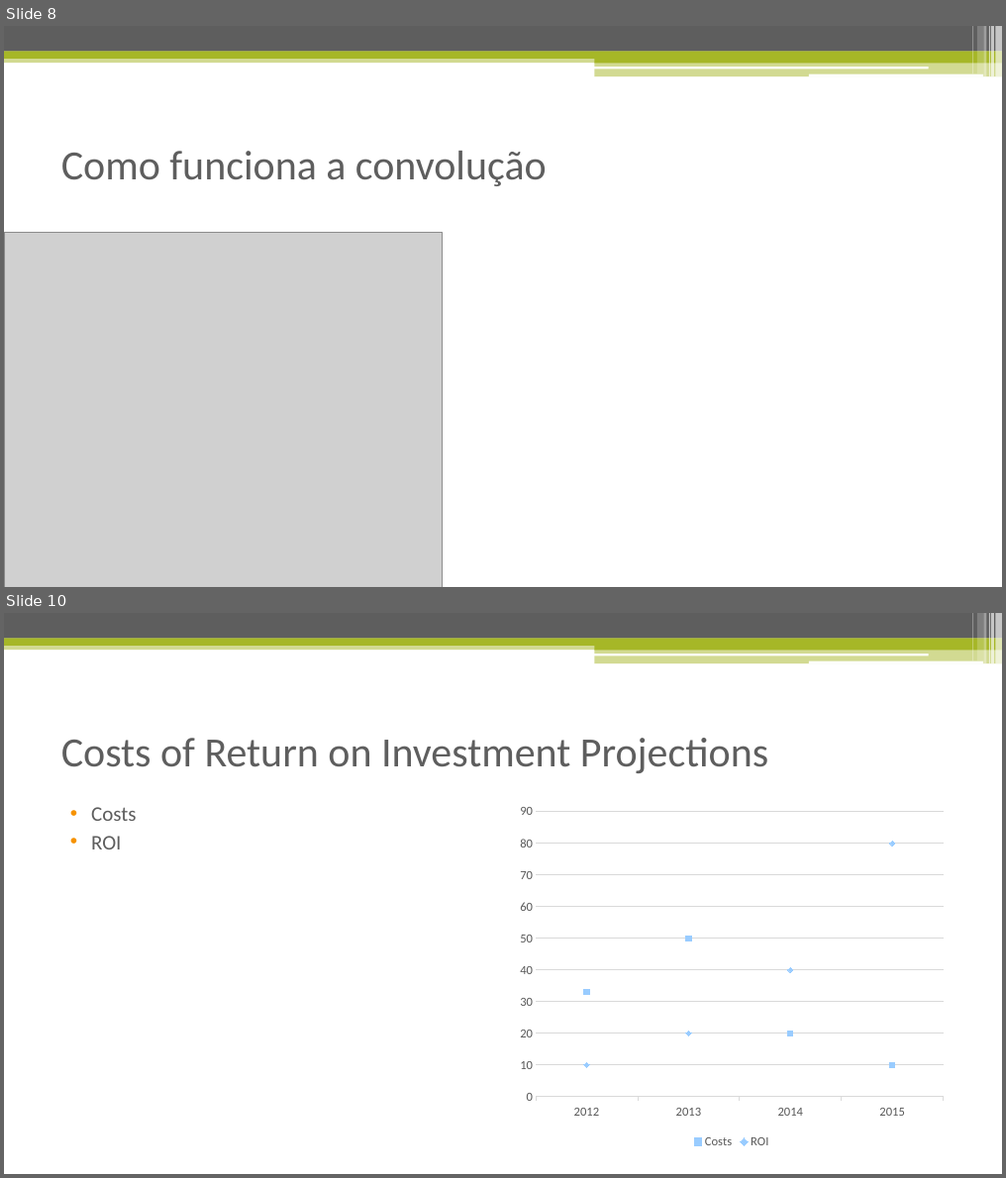
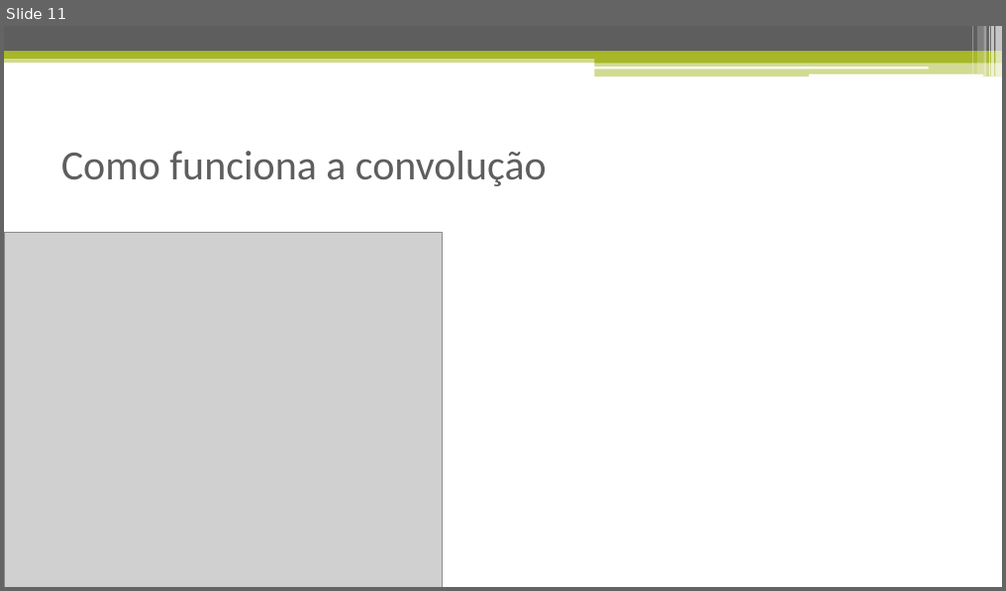
Before and after one commit to isacra/isacradoctoralstuffs, a slide deck: Apresentacoes/Redes Neurais Convolucionais.pptx. Shown one above the other, each under a label of ours: slides 8 and 10 before the commit, slide 11 after it; the slides between them are not shown. The pictures are 1006x1178 and 1006x591 pixels, drawn with LibreOffice and Linux fonts; fonts in the diff are those of the drawing; grey boxes stand for pictures. Boxes give left, top, right and bottom in pixels: in the first picture for what was removed or moved away, otherwise in the second. Text is boxed around its words. In the diff, an @@ line names an element or a change of style, - is before the commit and + after.

```diff
--- a/Apresentacoes/Redes Neurais Convolucionais.pptx
+++ b/Apresentacoes/Redes Neurais Convolucionais.pptx
@@ slide 10 removed at (x1=4, y1=613, x2=1002, y2=1174), background #FFFFFF; not listed: 13 template elements that a slide beside it also shows @@
@@ title removed at (x1=61, y1=738, x2=768, y2=773) @@
-Costs of Return on Investment Projections
@@ text removed at (x1=91, y1=807, x2=137, y2=850) @@
-• Costs
-• ROI
@@ line chart removed at (x1=512, y1=797, x2=952, y2=1153) @@
-categories: 2012, 2013, 2014, 2015
-Costs: 33, 50, 20, 10
-ROI: 10, 20, 40, 80
@@ what was slide 8 is now slide 11 @@
```
Also in this commit, not shown: 1 slide changed, 16 slides added, 7 other slides removed.
